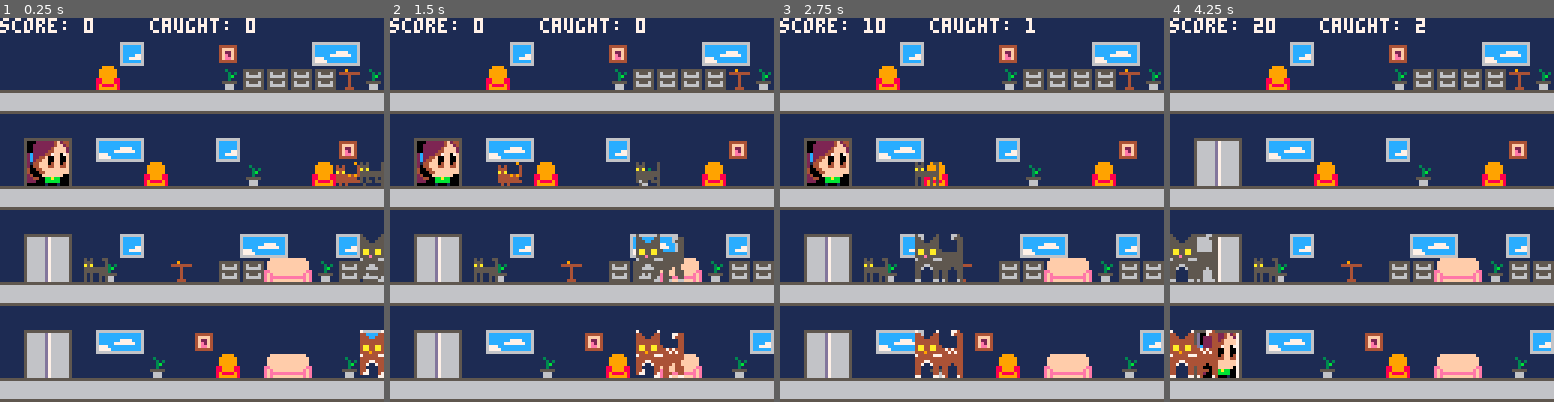
Above: before the commit, frames 1-4 (left to right).
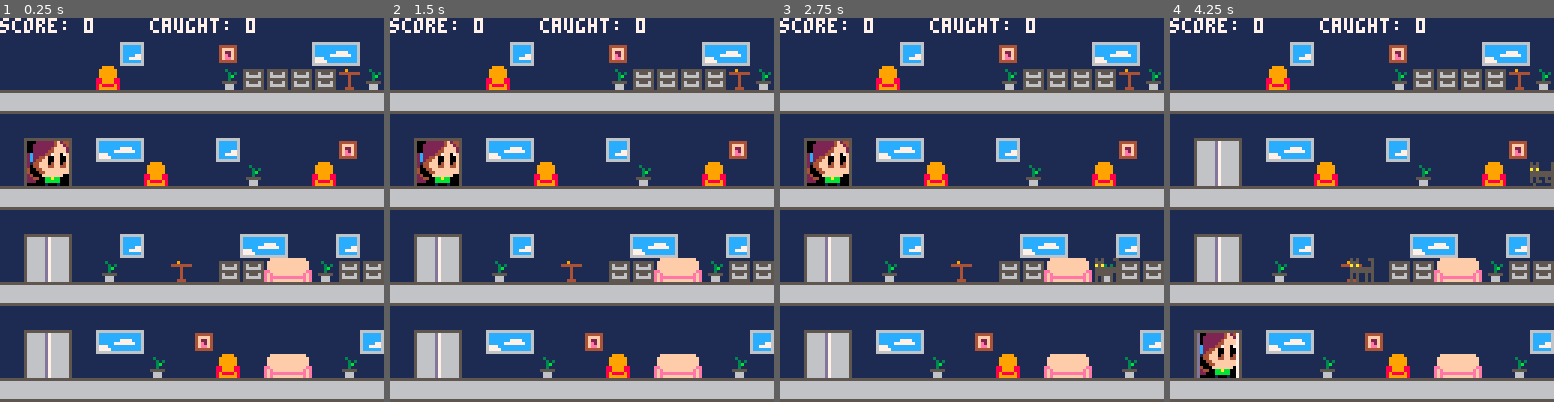
Above: after the commit, the same moments.

Repository: leonardost/cat-catcher-0
Game: PICO-8 cartridge cat_catcher_0.p8
The game is run twice, just before and just after one commit, with the same random seed, the same clock (stepped at 60 frames per second) and the same inputs.
Inputs:
- Up to frame 1 (0.25 s): no input
- Up to frame 2 (1.5 s): tap O (Z key) at 0.7 s
- Up to frame 3 (2.75 s): hold Right 1.6-2.1 s; tap O (Z key) at 1.7, 2.1, 2.5 s; hold Up 2.15-2.42 s; hold Right from 2.47 s (still down)
- Up to frame 4 (4.25 s): tap O (Z key) every 0.4 s from 2.9 to 4.1 s; release Right at 3.03 s; hold Left 3.08-3.58 s; hold Down 3.63-3.97 s; hold Right from 4.02 s (still down)

The runs differ from the first frame. In frame 1, 1.8% of the frame differs, in the area x 21-100%, y 37-94%; in frame 2, 2.8%; in frame 3, 3.1%, in the area x 21-89%, y 0-94%; in frame 4, 2.9%.

Commit message:
Create cat generating code

Diff:
--- a/cat_catcher_0.p8
+++ b/cat_catcher_0.p8
@@ -35,30 +35,30 @@
   current_floor = 0
   score = 0
   caught_cats = 0
-
   floor_base_y = 40
 
+  girl = girl_actor(8, floor_base_y + 32 * current_floor)
+  add(actors, girl)
+
+  elevator = elevator_actor(8, floor_base_y + 32 * current_floor)
+  add(actors, elevator)
+
+  -- cats used for testing
+  --[[
   cat = cat_actor(0)
   cat2 = cat_actor2(0)
   bigcat = bigcat_actor(1)
   bigcat2 = bigcat_actor2(2)
-  girl = girl_actor(8, 40 + 32 * current_floor)
-  add(actors, girl)
-
-  elevator = elevator_actor(8, 40 + 32 * current_floor)
-  add(actors, elevator)
-
   add(actors, cat)
   add(actors, cat2)
   add(actors, bigcat)
   add(actors, bigcat2)
-
-  -- cat used for testing
   still_cat = cat_actor(1)
   -- cats are caught between 20 and 28 x
   still_cat.x = 28
   function still_cat.update() end
   add(actors, still_cat)
+  --]]
 
   small_paw = sprite(1, 1, { 4 })
   big_paw = sprite(2, 2, { 104, 105, 120, 121 })
@@ -91,6 +90,14 @@
   end
   if elevator.is_changing_floors() then
     girl.y = elevator.get_y()
+  end
+
+  if t % 600 == 0 then
+    generate_big_cat()
+  elseif t % 300 == 0 then
+    generate_fast_cat()
+  elseif t % 60 == 0 then
+    generate_cat()
   end
 
   if btn(⬆️) then
@@ -163,6 +170,30 @@
 	 	   del(actors, actor)
     end
   end
+end
+
+function generate_cat()
+  local floor = flr(rnd(3))
+  local new_cat = cat_actor(floor)
+  add(actors, new_cat)
+end
+
+function generate_fast_cat()
+  local floor = flr(rnd(3))
+  local new_cat = cat_actor2(floor)
+  add(actors, new_cat)
+end
+
+function generate_big_cat()
+  local floor = flr(rnd(3))
+  local breed = flr(rnd(2))
+  local new_cat
+  if breed == 0 then
+    new_cat = bigcat_actor(floor)
+  else
+    new_cat = bigcat_actor2(floor)
+  end
+  add(actors, new_cat)
 end
 
 function _draw()
